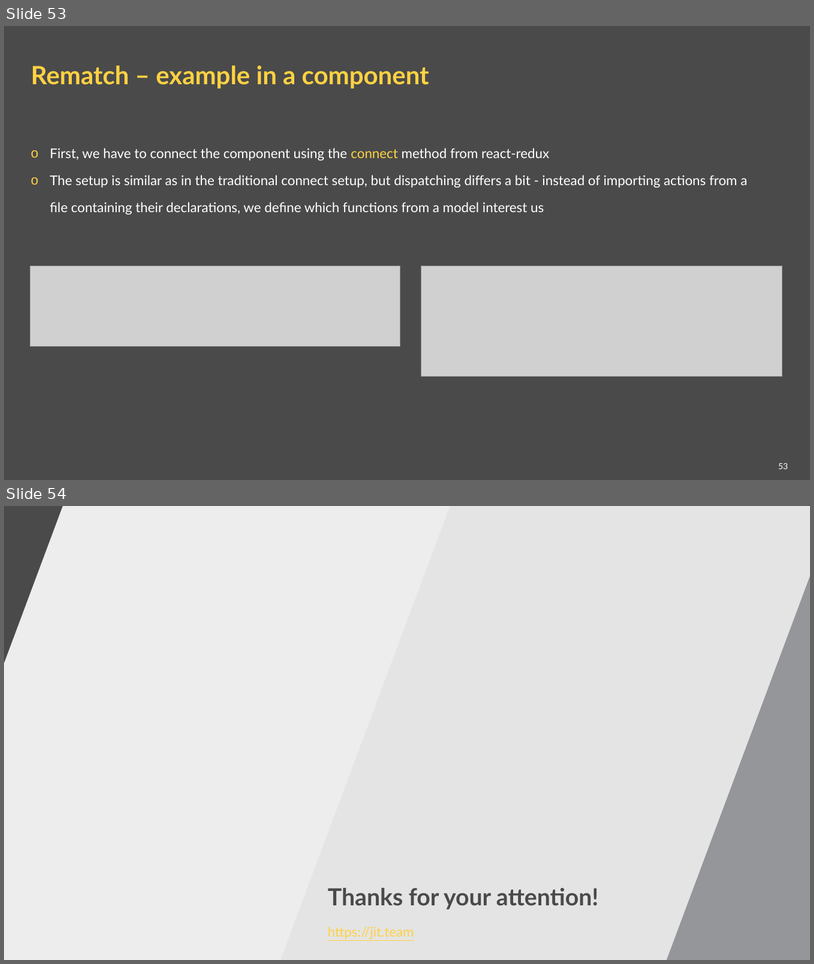
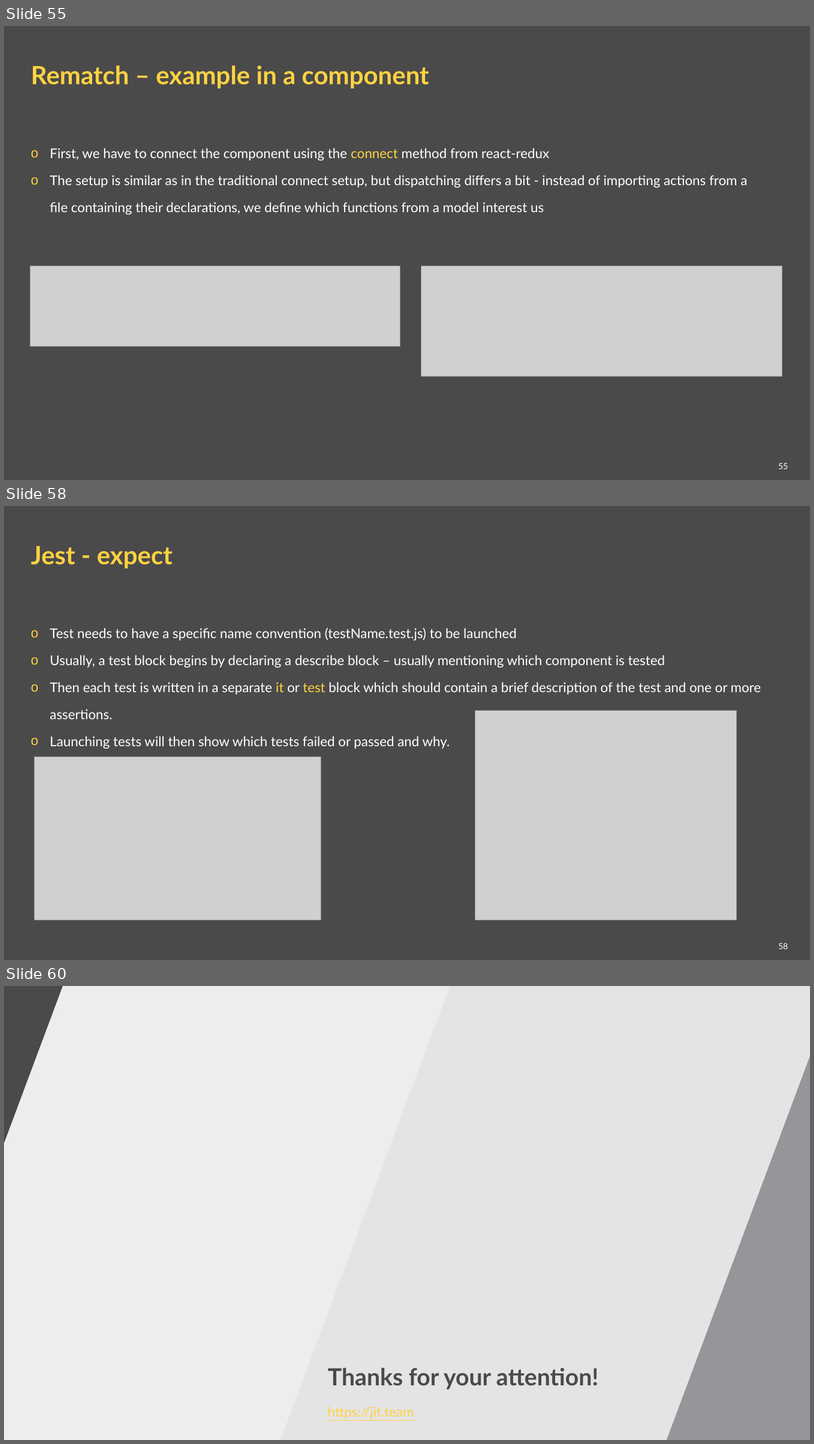
Before and after one commit to ppuzio/react-course-examples, a slide deck: React BEST course.pptx. Shown one above the other, each under a label of ours: slides 53 and 54 before the commit, slides 55, 58 and 60 after it; the slides between them are not shown. The pictures are 814x964 and 814x1444 pixels, drawn with LibreOffice and Linux fonts; fonts in the diff are those of the drawing; grey boxes stand for pictures; background and template pictures are left out. Boxes give left, top, right and bottom in pixels: in the first picture for what was removed or moved away, otherwise in the second. Text is boxed around its words. In the diff, an @@ line names an element or a change of style, - is before the commit and + after.

Commit message:
test chapter changes - init

```diff
--- a/React BEST course.pptx
+++ b/React BEST course.pptx
@@ slide 58 added at (4,506,810,960), background #4A4A4A @@
@@ title added at (31,546,173,568), 30 pt, text #FFD242, bold @@
+Jest - expect
@@ text added at (50,628,762,748), 16 pt, text #FFFFFF @@
+o Test needs to have a specific name convention (testName.test.js) to be launched
+o Usually, a test block begins by declaring a describe block – usually mentioning which component is tested
+o Then each test is written in a separate it or test block which should contain a brief description of the test and one or more assertions.
+o Launching tests will then show which tests failed or passed and why.
@@ picture added at (475,711,737,920) @@
@@ picture added at (34,756,321,920) @@
@@ page number added at (779,943,788,949), 10 pt, text #FFFFFF @@
+58
@@ what was slide 53 is now slide 55 @@
@@ page number at (779,463,788,469): text changed @@
-53
+55
@@ what was slide 54 is now slide 60 @@
```
Also in this commit, not shown: 1 slide changed, 5 other slides added, 5 other files.
